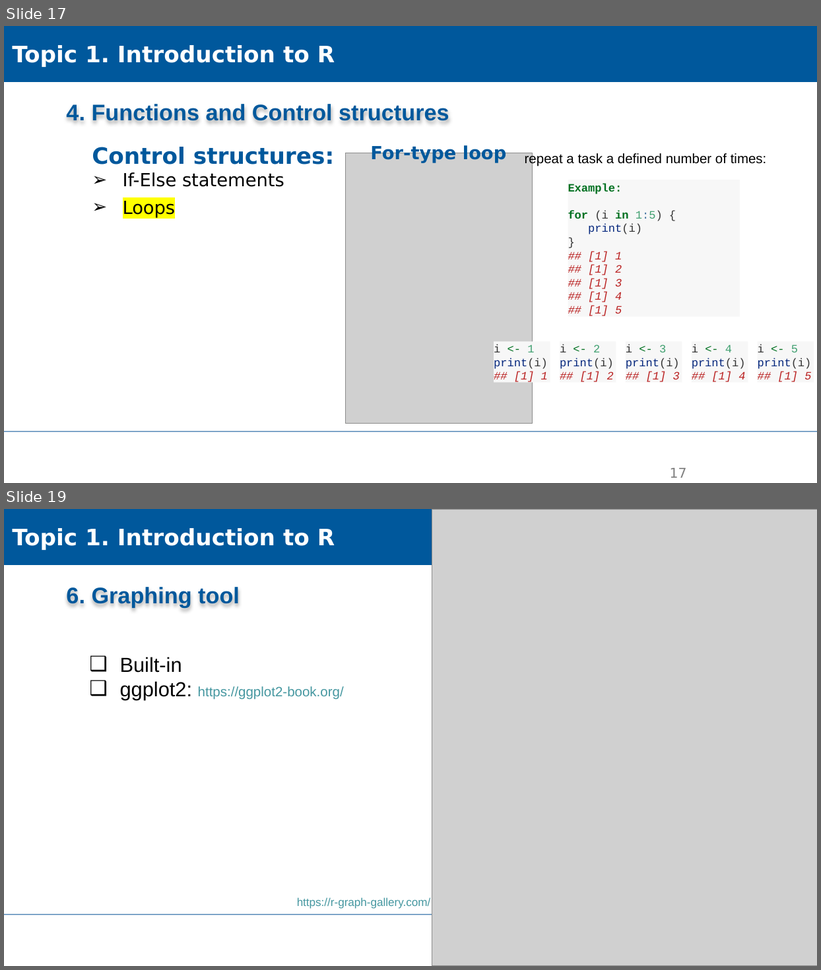
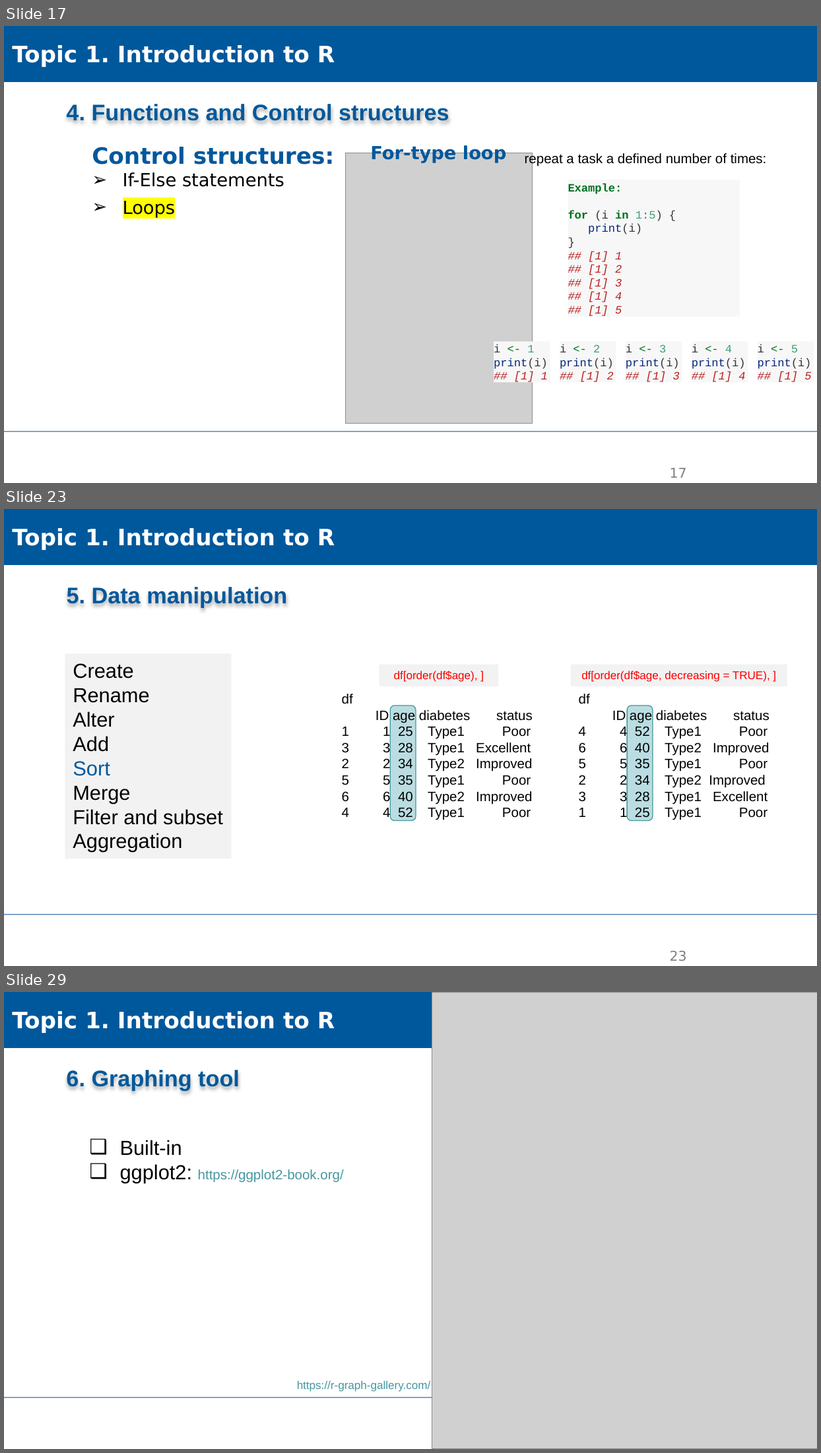
Before and after one commit to XiaoxiangGuanGFZ/FloodRiskSeminar, a slide deck: slides/FRS_exercise_R.pptx. Shown one above the other, each under a label of ours: slides 17 and 19 before the commit, slides 17, 23 and 29 after it; the slides between them are not shown. The pictures are 821x970 and 821x1453 pixels, drawn with LibreOffice and Linux fonts; fonts in the diff are those of the drawing; grey boxes stand for pictures; background and template pictures are left out. Boxes give left, top, right and bottom in pixels: in the first picture for what was removed or moved away, otherwise in the second. Text is boxed around its words. In the diff, an @@ line names an element or a change of style, - is before the commit and + after.

```diff
--- a/slides/FRS_exercise_R.pptx
+++ b/slides/FRS_exercise_R.pptx
@@ slide 23 added at [4,509,817,966], background #FFFFFF; not listed: 1 template element that a slide beside it also shows @@
@@ rectangle added at [4,509,817,565], fill #00589C, outline #00589C 0.75 pt, 20 pt, text #FFFFFF, bold @@
+Topic 1. Introduction to R
@@ text added at [67,586,287,608], 20 pt, text #00589C, bold @@
+5. Data manipulation
@@ rectangle added at [65,654,232,859], fill #F2F2F2, 18 pt, text #000000 @@
+Create
+Rename
+Alter
+Add
+Sort
+Merge
+Filter and subset
+Aggregation
@@ rectangle added at [379,664,498,687], fill #F2F2F2, 10 pt, text #FF0000 @@
+df[order(df$age), ]
@@ rectangle added at [571,664,787,687], fill #F2F2F2, 10 pt, text #FF0000 @@
+df[order(df$age, decreasing = TRUE), ]
@@ text added at [342,694,533,821], 12 pt, text #000000 @@
+df
+ID age diabetes status
+1 1 25 Type1 Poor
+3 3 28 Type1 Excellent
+2 2 34 Type2 Improved
+5 5 35 Type1 Poor
+6 6 40 Type2 Improved
+4 4 52 Type1 Poor
@@ rounded rectangle added at [390,706,415,821], fill #BADDE1, outline #4597A0 0.75 pt @@
@@ text added at [579,694,770,821], 12 pt, text #000000 @@
+df
+ID age diabetes status
+4 4 52 Type1 Poor
+6 6 40 Type2 Improved
+5 5 35 Type1 Poor
+2 2 34 Type2 Improved
+3 3 28 Type1 Excellent
+1 1 25 Type1 Poor
@@ rounded rectangle added at [627,706,652,821], fill #BADDE1, outline #4597A0 0.75 pt @@
@@ page number added at [670,951,687,961], 12 pt, text #808080 @@
+23
@@ what was slide 19 is now slide 29 @@
```
Also in this commit, not shown: 2 slides changed, 9 other slides added, 3 other files.
